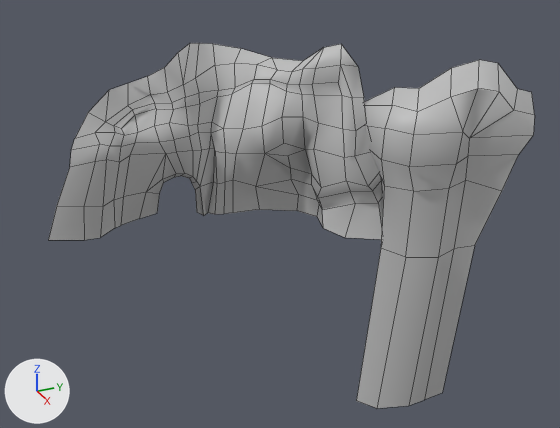
Two versions of the FBX model Assets/Graphical Assets/Meshes/Walls & Terrain/terrain_wall_cave.fbx, one commit apart.
Rendered twice from a 50 mm camera at (0.436, 2.76, 0.756) aimed at (-0.617, 3.234, 0.23). The lights are fixed; the arrows at lower left show +X, +Y and +Z. Mesh edges are drawn as thin lines. Where no turn or scale is listed for an object, it has been applied to the vertices.

The first picture shows 'terrain_wall_cave:Mesh'.
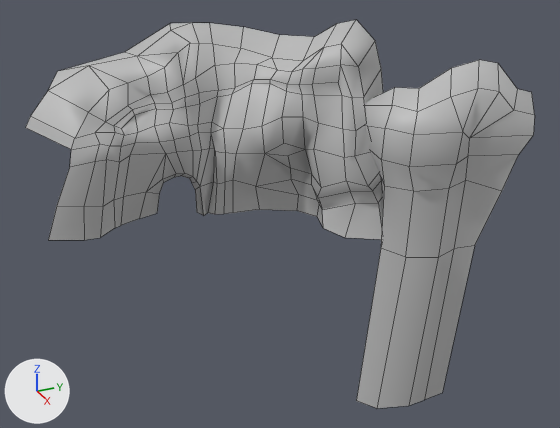
Pixel boxes [x1, y1, x2, y2] of what changed, in the pictures (560 x 428 px):
'terrain_wall_cave:Mesh', reshaped (6% taller): before [48, 43, 535, 408]; after [26, 20, 535, 408]
part 1 of me_mesh, added: after [26, 20, 383, 149]

The change, as a diff of the scene's bpy script:
```diff
--- a/Assets/Graphical Assets/Meshes/Walls & Terrain/terrain_wall_cave.fbx.py
+++ b/Assets/Graphical Assets/Meshes/Walls & Terrain/terrain_wall_cave.fbx.py
@@ me_mesh @@
 # used by ob_terrain_wall_cave_mesh; location = (0.0, 0.0, 0.0)
-me_mesh.from_pydata(...)  # 217 vertices, 185 faces; spans x -0.702..-0.379, y 2.871..3.568, z -0.049..0.512
+me_mesh.from_pydata(...)  # 236 vertices, 208 faces; spans x -0.878..-0.379, y 2.87..3.568, z -0.049..0.527
+# me_mesh part 1
+# 19 vertices are added at x -0.878..-0.591, y 2.87..3.408, z 0.39..0.527
+# 23 new faces join them
 me_mesh.materials.append(mat_lambert1)
```
